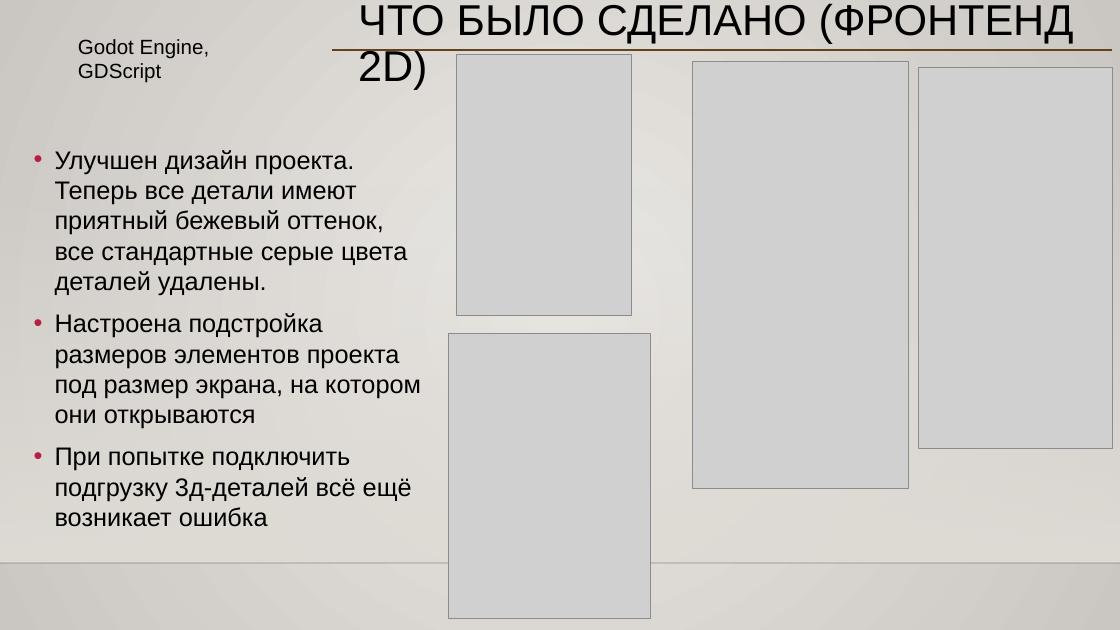
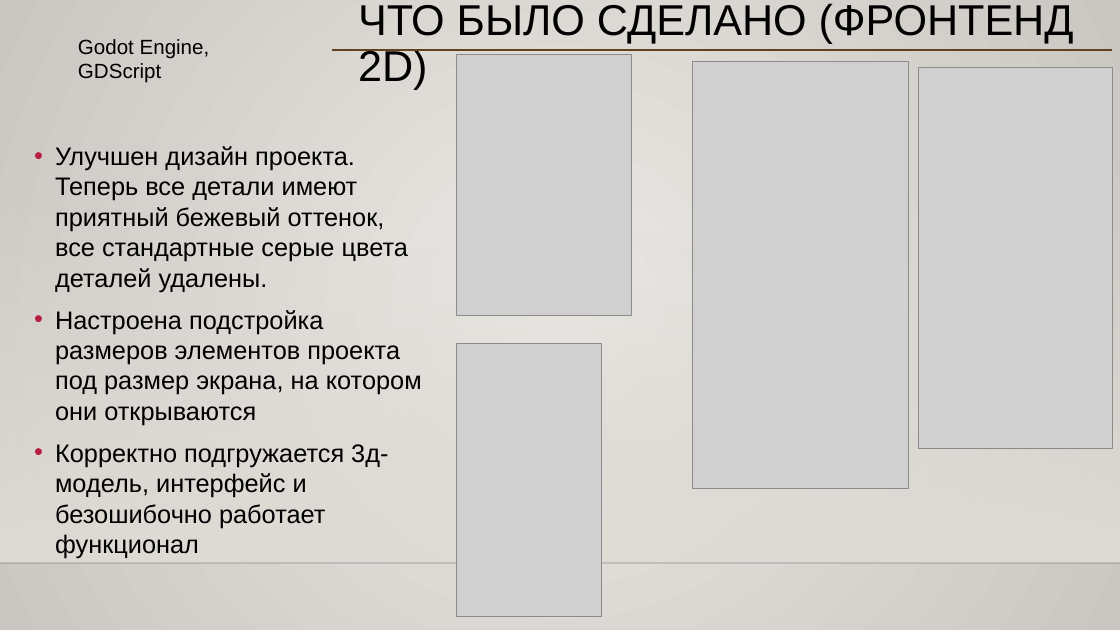
Before and after one commit to izzager/UntitledOrganizerApp, a slide deck: slide 6 of Otchyot_7_11-28_11.pptx. Drawn at 1120x630 pixels with LibreOffice and Linux fonts; fonts in the diff are those of the drawing; grey boxes stand for pictures; background and template pictures are left out. Boxes give left, top, right and bottom in pixels: in the first picture for what was removed or moved away, otherwise in the second. Text is boxed around its words. In the diff, an @@ line names an element or a change of style, - is before the commit and + after.

```diff
--- a/Otchyot_7_11-28_11.pptx
+++ b/Otchyot_7_11-28_11.pptx
@@ picture: place and size @@
-picture at [449,334,650,618]
+picture at [457,344,602,616]
@@ text at [55,444,388,559]: text changed @@
-• При попытке подключить подгрузку 3д-деталей всё ещё возникает ошибка
+• Корректно подгружается 3д-модель, интерфейс и безошибочно работает функционал
```
Also in this commit, not shown: 1 other slide changed.
